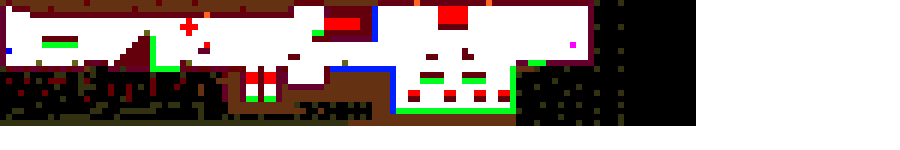
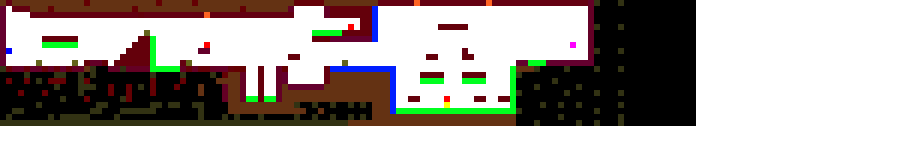
Two versions of the same layered image (900×150). Layer-by-layer changes:
painted on "level1A.png" over left=180, top=6, right=510, bottom=108
